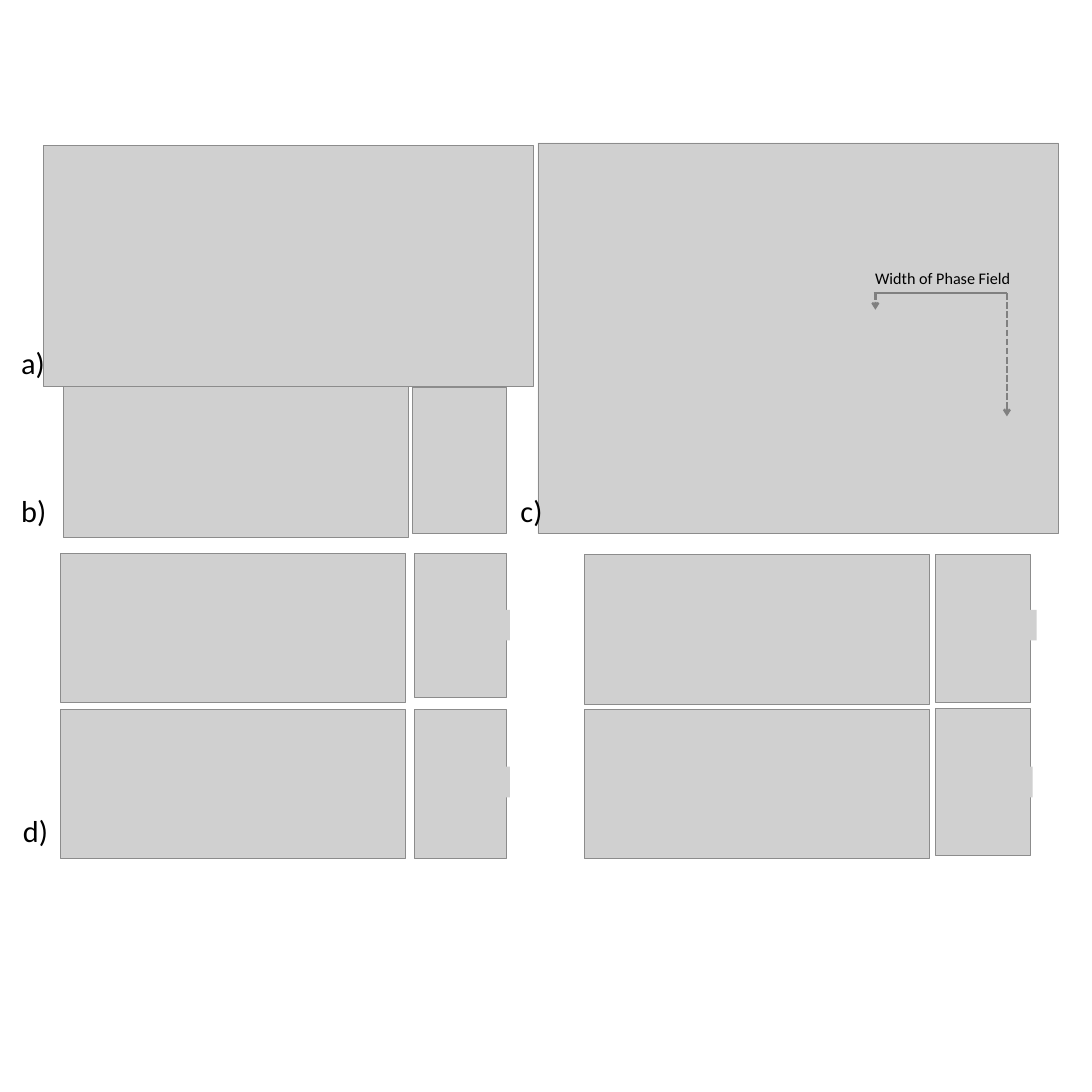
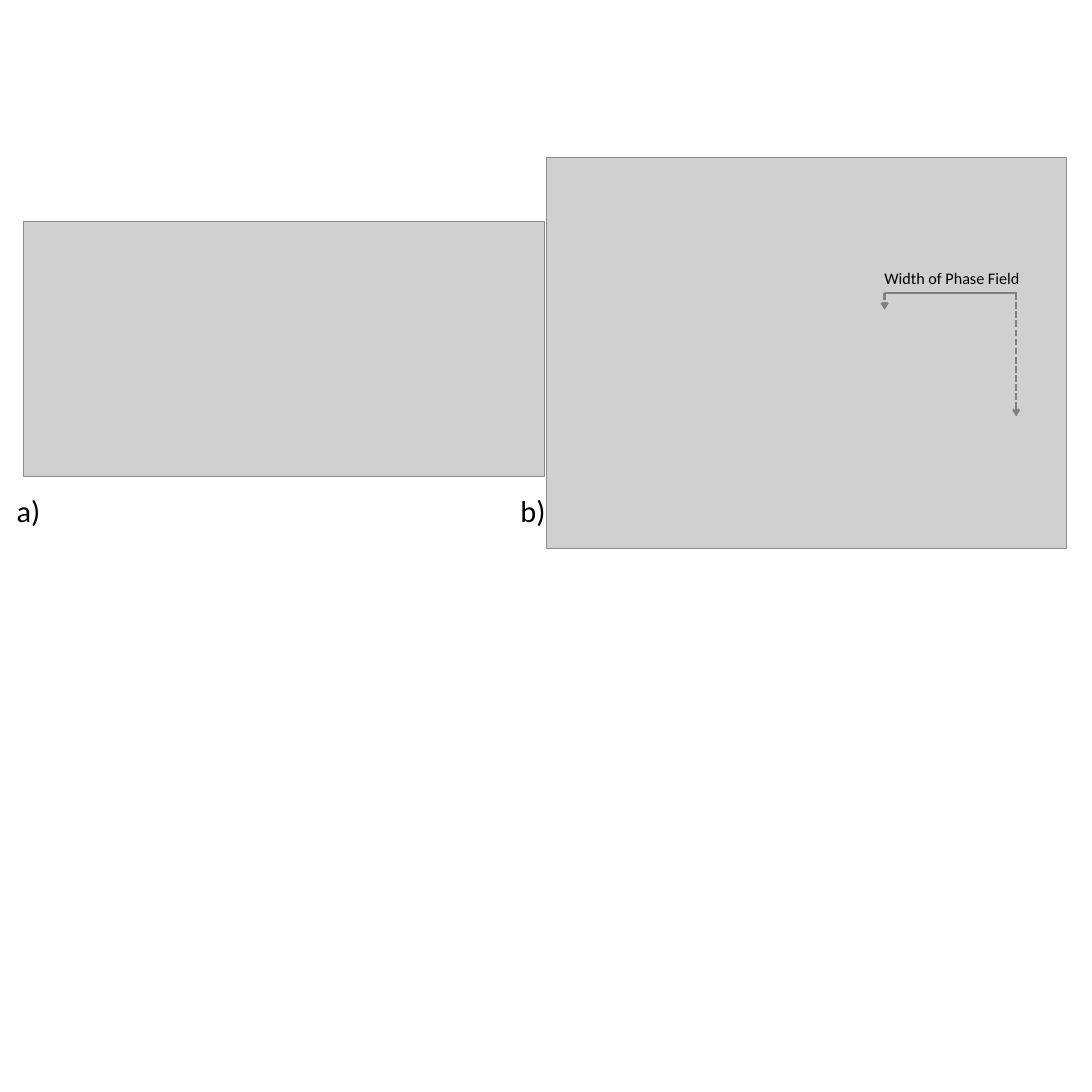
Before and after one commit to idaang267/FEniCS, a slide deck: slide 7 of Phase_Field_Fracture/Figures/PaperFigures.pptx. Drawn at 1092x1092 pixels with LibreOffice and Linux fonts; fonts in the diff are those of the drawing; grey boxes stand for pictures; background and template pictures are left out. Boxes give left, top, right and bottom in pixels: in the first picture for what was removed or moved away, otherwise in the second. Text is boxed around its words. In the diff, an @@ line names an element or a change of style, - is before the commit and + after.

```diff
--- a/Phase_Field_Fracture/Figures/PaperFigures.pptx
+++ b/Phase_Field_Fracture/Figures/PaperFigures.pptx
@@ picture: place and size @@
-picture at (538, 143, 1059, 533)
+picture at (546, 158, 1067, 548)
@@ picture: place and size @@
-picture at (44, 146, 534, 386)
+picture at (23, 221, 544, 477)
@@ 2 arrows, 1 text, 1 line: place and size @@
-2 arrows, 1 text, 1 line at (874, 272, 1010, 416)
+2 arrows, 1 text, 1 line at (884, 272, 1019, 416)
@@ picture removed at (63, 382, 408, 538) @@
@@ picture removed at (413, 387, 507, 534) @@
@@ text "a)" rewrapped from (21, 348, 45, 381) to (17, 500, 41, 526) @@
@@ text removed at (21, 500, 46, 526) @@
-b)
@@ text at (520, 500, 545, 526): text changed @@
-c)
+b)
@@ picture removed at (60, 553, 405, 703) @@
@@ picture removed at (414, 553, 507, 697) @@
@@ picture removed at (584, 555, 929, 704) @@
@@ picture removed at (935, 555, 1029, 702) @@
@@ picture removed at (470, 610, 510, 641) @@
@@ picture removed at (996, 610, 1037, 641) @@
@@ picture removed at (60, 709, 405, 858) @@
@@ picture removed at (414, 709, 507, 858) @@
@@ picture removed at (584, 709, 929, 858) @@
@@ picture removed at (935, 708, 1029, 855) @@
@@ picture removed at (469, 767, 510, 797) @@
@@ picture removed at (992, 767, 1033, 797) @@
@@ text removed at (23, 820, 48, 846) @@
-d)
```
Also in this commit, not shown: 1 slide added, 1 slide removed, 9 other files.
